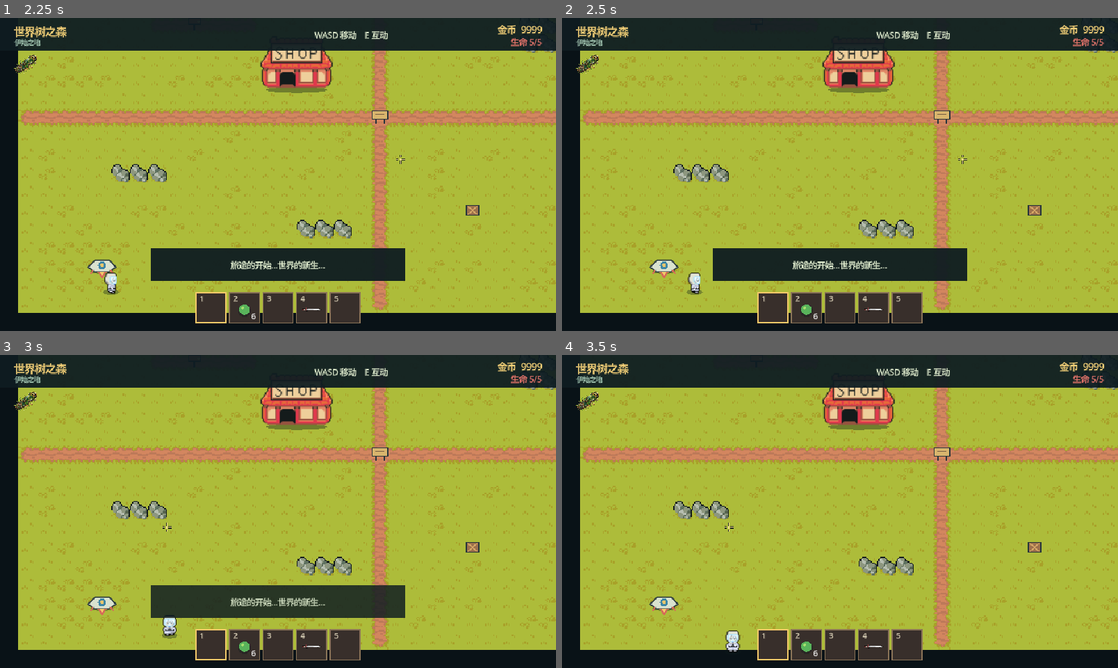
Above: before the commit, frames 1-4 (two rows, left to right).
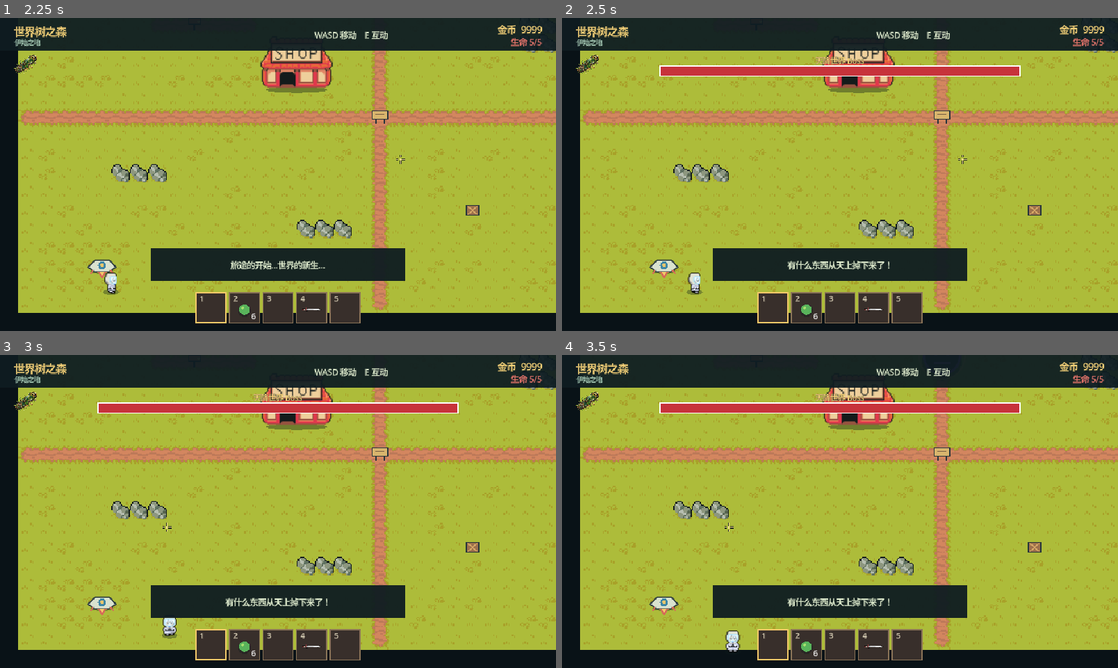
Above: after the commit, the same moments.

Repository: Neikos0493/Project_Grow
Game: Godot game, scene res://MainMenu.tscn
Same seed, same stepped clock (60 frames per second), same inputs: the game is played once before the commit and once after it.
Inputs (mouse positions are in pixels of both pictures, inside the frame that each line leads up to):
- Up to frame 1 (2.25 s): click "开始新游戏" at 0.5 s; click (27, 64) at 1.25 s; tap Enter at 2 s; move the mouse to (400, 158) at 2.02 s; press the mouse at (400, 158) at 2.03 s; hold D (move_right) from 2.03 s (still down)
- Up to frame 2 (2.5 s): keep holding D (move_right); tap P (summon_final_boss, bound only after the commit) at 2.3 s
- Up to frame 3 (3 s): move the mouse to (166, 527) at 2.77 s; release D (move_right) at 2.78 s; release the mouse at (166, 527) at 2.78 s; hold S (move_down) from 2.78 s (still down); tap P (summon_final_boss, bound only after the commit) at 2.85 s
- Up to frame 4 (3.5 s): keep holding S (move_down); click (728, 527) at 3.05 s

Frame 1 is identical in both runs. In frame 2, 2.8% of the frame differs, in the area x 17-83%, y 12-81%; in frame 3, 2.8%; in frame 4, 7.2%, in the area x 17-83%, y 12-84%.

Commit message:
Expand final boss summons and attack range

Diff:
--- a/project.godot
+++ b/project.godot
@@ -76,6 +76,11 @@
 "events": [Object(InputEventKey,"resource_local_to_scene":false,"resource_name":"","device":16,"window_id":0,"alt_press …(191 unchanged characters)…
 ]
 }
+summon_final_boss={
+"deadzone": 0.2,
+"events": [Object(InputEventKey,"resource_local_to_scene":false,"resource_name":"","device":16,"window_id":0,"alt_pressed":false,"shift_pressed":false,"ctrl_pressed":false,"meta_pressed":false,"pressed":false,"keycode":0,"physical_keycode":80,"key_label":0,"unicode":112,"location":0,"echo":false,"script":null)
+]
+}
 
 [layer_names]
 
--- /dev/null
+++ b/scripts/final_boss.gd
@@ -0,0 +1,147 @@
+class_name MeadowFinalBoss
+extends CharacterBody2D
+## Final boss summoned by the World Tree redemption event.
+
+signal projectile_requested(origin: Vector2, direction: Vector2, speed: float, homing: bool)
+signal summon_requested(phase: int)
+signal health_changed(current: int, maximum: int)
+signal died(position: Vector2)
+
+const MAX_HEALTH := MeadowLakeMonster.MAX_HEALTH * 10
+const MOVE_SPEED := 72.0
+const PHASE_TWO_MOVE_SPEED := 108.0
+const BASE_BULLET_SPEED := 180.0
+const PHASE_TWO_BULLET_SPEED := BASE_BULLET_SPEED * 2.0
+const CONTACT_DAMAGE := 2
+const CONTACT_COOLDOWN := 0.8
+const PHASE_ONE_INTERVAL := 0.85
+const PHASE_TWO_INTERVAL := 0.425
+const PHASE_THREE_INTERVAL := 1.0 / 60.0
+const ATTACK_RANGE := 150.0 * MeadowWorld.TILE_SIZE
+const FALL_GRACE := 1.25
+const WORLD_MASK := 1
+const PLAYER_MASK := 2
+
+var target: MeadowPlayer
+var world: MeadowWorld
+var health := MAX_HEALTH
+var dead := false
+var active := false
+var fall_grace_remaining := FALL_GRACE
+var attack_elapsed := 0.0
+var rotation_angle := 0.0
+var contact_remaining := 0.0
+var entity_id := ""
+var current_phase := 1
+var phase_two_summoned := false
+var phase_three_summoned := false
+
+func setup(new_target: MeadowPlayer, new_world: MeadowWorld) -> void:
+	target = new_target
+	world = new_world
+	collision_layer = 4
+	collision_mask = WORLD_MASK | PLAYER_MASK
+	motion_mode = CharacterBody2D.MOTION_MODE_FLOATING
+
+func activate() -> void:
+	active = true
+	fall_grace_remaining = FALL_GRACE
+	attack_elapsed = 0.0
+	queue_redraw()
+
+func _ready() -> void:
+	var collision_shape := CollisionShape2D.new()
+	var circle := CircleShape2D.new()
+	circle.radius = 30.0
+	collision_shape.shape = circle
+	add_child(collision_shape)
+	queue_redraw()
+
+func _physics_process(delta: float) -> void:
+	if dead or not active:
+		return
+	if fall_grace_remaining > 0.0:
+		fall_grace_remaining = maxf(0.0, fall_grace_remaining - delta)
+		return
+	if not is_instance_valid(target) or target.dead:
+		return
+	contact_remaining = maxf(0.0, contact_remaining - delta)
+	var phase := _get_phase()
+	if phase != current_phase:
+		current_phase = phase
+		if phase == 2 and not phase_two_summoned:
+			phase_two_summoned = true
+			summon_requested.emit(2)
+		elif phase == 3 and not phase_three_summoned:
+			phase_three_summoned = true
+			summon_requested.emit(3)
+	if phase < 3:
+		var offset := target.global_position - global_position
+		velocity = offset.normalized() * (MOVE_SPEED if phase == 1 else PHASE_TWO_MOVE_SPEED) if offset.length_squared() > 1.0 else Vector2.ZERO
+		move_and_slide()
+		if contact_remaining <= 0.0 and global_position.distance_to(target.global_position) <= 42.0:
+			if target.take_damage(CONTACT_DAMAGE):
+				contact_remaining = CONTACT_COOLDOWN
+	else:
+		velocity = Vector2.ZERO
+	attack_elapsed += delta
+	if global_position.distance_to(target.global_position) > ATTACK_RANGE:
+		queue_redraw()
+		return
+	var interval := PHASE_ONE_INTERVAL if phase == 1 else PHASE_TWO_INTERVAL if phase == 2 else PHASE_THREE_INTERVAL
+	while attack_elapsed >= interval:
+		attack_elapsed -= interval
+		_fire_for_phase(phase)
+	queue_redraw()
+
+func _get_phase() -> int:
+	var ratio := float(health) / float(MAX_HEALTH)
+	if ratio > 0.5:
+		return 1
+	if ratio > 0.2:
+		return 2
+	return 3
+
+func _fire_for_phase(phase: int) -> void:
+	if phase == 3:
+		var direction := Vector2.RIGHT.rotated(rotation_angle)
+		rotation_angle = fmod(rotation_angle + deg_to_rad(11.0), TAU)
+		projectile_requested.emit(global_position, direction, BASE_BULLET_SPEED, false)
+		return
+	var bullet_speed := BASE_BULLET_SPEED if phase == 1 else PHASE_TWO_BULLET_SPEED
+	var homing := false
+	var bullet_count := 8 if phase == 1 else 12
+	var volley_rotation := 0.0 if phase == 1 else rotation_angle
+	if phase == 2:
+		rotation_angle = fmod(rotation_angle + deg_to_rad(11.0), TAU)
+	for index in range(bullet_count):
+		var direction := Vector2.RIGHT.rotated(volley_rotation + TAU * float(index) / float(bullet_count))
+		projectile_requested.emit(global_position, direction, bullet_speed, homing)
+
+func take_damage(amount: int) -> bool:
+	if dead or not active or amount <= 0:
+		return false
+	health = maxi(0, health - amount)
+	health_changed.emit(health, MAX_HEALTH)
+	queue_redraw()
+	if health <= 0:
+		dead = true
+		velocity = Vector2.ZERO
+		died.emit(global_position)
+		queue_free()
+	return true
+
+func get_damage_number_position() -> Vector2:
+	return global_position + Vector2(0, -62)
+
+func _draw() -> void:
+	var phase := _get_phase()
+	var phase_color := Color("#8d56c9") if phase == 1 else Color("#d45c87") if phase == 2 else Color("#e24e4e")
+	draw_circle(Vector2(0, 8), 34.0, Color(0.05, 0.1, 0.1, 0.42))
+	draw_circle(Vector2.ZERO, 31.0, Color("#352943"))
+	draw_arc(Vector2.ZERO, 31.0, 0.0, TAU, 32, phase_color, 4.0, true)
+	draw_circle(Vector2(-10, -7), 6.0, phase_color)
+	draw_circle(Vector2(10, -7), 6.0, phase_color)
+	draw_line(Vector2(-14, 12), Vector2(14, 12), phase_color, 4.0)
+	if not active:
+		draw_arc(Vector2.ZERO, 40.0, 0.0, TAU, 24, Color(0.9, 0.8, 0.4, 0.75), 2.0, true)
--- a/scripts/main.gd
+++ b/scripts/main.gd
@@ -41,6 +41,8 @@
 const BOSS_SKY := &"sky_boss"
 const SAXAUL_VINE_SCRIPT = preload("res://scripts/saxaul_vine.gd")
 const TREE_LASER_SCRIPT = preload("res://scripts/tree_laser.gd")
+const FINAL_BOSS_SCRIPT = preload("res://scripts/final_boss.gd")
+const FINAL_BOSS_BULLET_RANGE := 150.0 * MeadowWorld.TILE_SIZE
 const BOTTLE_TEXTURES := [
 	preload("res://assets/generated/bottle/bottle.png"),
 	preload("res://assets/generated/bottle/bottle_half.png"),
@@ -118,7 +120,7 @@
 var water_emerge_elapsed := 0.0
 var lake_monster: MeadowLakeMonster
 var saxaul_boss: MeadowSaxaulBoss
-var sky_boss: MeadowLakeMonster
+var sky_boss: MeadowFinalBoss
 var saxaul_vines: Array[StaticBody2D] = []
 var saxaul_spread_active := false
 var saxaul_spread_rings: Array = []
@@ -461,6 +463,10 @@
 		if shop_mouse != null and shop_mouse.pressed and shop_mouse.button_index == MOUSE_BUTTON_RIGHT:
 			_sell_inventory_slot(inventory_hud.get_slot_at_viewport_position(shop_mouse.position))
 			get_viewport().set_input_as_handled()
+		return
+	if event.is_action_pressed("summon_final_boss"):
+		_spawn_sky_boss()
+		get_viewport().set_input_as_handled()
 		return
 	var key_event := event as InputEventKey
 	if key_event != null and key_event.pressed and not key_event.echo:
@@ -1400,7 +1406,7 @@
 	visual_display_size := Vector2.ZERO,
 	rotation_offset := 0.0,
 	animated_beam := false
-) -> void:
+) -> MeadowProjectile:
 	var projectile := MeadowProjectile.new()
 	projectiles.add_child(projectile)
 	projectile.setup(
@@ -1430,6 +1436,7 @@
 			Rect2(402, 418, 782, 25),
 		]:
 			projectile.beam_source_rects.append(source_rect)
+	return projectile
 
 func _on_green_plant_projectile_requested(origin: Vector2, directions: Array[Vector2]) -> void:
 	if player.dead:
@@ -1520,12 +1527,14 @@
 			count += 1
 	return count
 
-func _create_pursuing_plant(cell: Vector2i, restored_state: Dictionary = {}, force_green: bool = false) -> MeadowPursuingPlant:
+func _create_pursuing_plant(cell: Vector2i, restored_state: Dictionary = {}, force_green: bool = false, force_mutation: bool = false) -> MeadowPursuingPlant:
 	if not world.is_cell_in_bounds(cell) or not is_instance_valid(plants) or not _can_add_persisted_plant():
 		return null
-	var is_mutation := bool(restored_state.get("mutated", false))
-	if restored_state.is_empty() and not force_green:
-		is_mutation = game_state.green_plantings_since_mutation >= 9 or randf() < 0.1
+	var is_mutation := force_mutation
+	if not force_mutation:
+		is_mutation = bool(restored_state.get("mutated", false))
+		if restored_state.is_empty():
+			is_mutation = game_state.green_plantings_since_mutation >= 9 or randf() < 0.1
 	var plant: MeadowPursuingPlant = MeadowMutatedPlant.new() if is_mutation else MeadowPursuingPlant.new()
 	plants.add_child(plant)
 	plant.global_position = world.to_global(world.cell_to_world(cell))
@@ -1572,8 +1581,8 @@
 		_show_saxaul_boss_bar()
 	return tree
 
-func _create_orange_cactus(cell: Vector2i, restored_state: Dictionary = {}) -> MeadowOrangeCactus:
-	if not world.supports_orange_farming() or not world.is_cell_in_bounds(cell) or not is_instance_valid(plants) or not _can_add_persisted_plant():
+func _create_orange_cactus(cell: Vector2i, restored_state: Dictionary = {}, force_spawn: bool = false) -> MeadowOrangeCactus:
+	if (not world.supports_orange_farming() and not force_spawn) or not world.is_cell_in_bounds(cell) or not is_instance_valid(plants) or not _can_add_persisted_plant():
 		return null
 	var cactus := MeadowOrangeCactus.new()
 	plants.add_child(cactus)
@@ -1845,13 +1854,16 @@
 func _spawn_sky_boss() -> void:
 	if not world.get_map_id() == &"greenmeadow" or is_instance_valid(sky_boss):
 		return
-	var boss := MeadowLakeMonster.new()
+	var boss: MeadowFinalBoss = FINAL_BOSS_SCRIPT.new()
 	boss.entity_id = _next_entity_id("sky_boss")
-	boss.setup(player, world, world.cell_to_world(Vector2i(20, 7)) - Vector2(0, 360))
+	boss.setup(player, world)
+	boss.projectile_requested.connect(_on_final_boss_projectile_requested)
+	boss.summon_requested.connect(_on_final_boss_summon_requested)
 	boss.died.connect(_on_sky_boss_died)
 	boss.health_changed.connect(_on_sky_boss_health_changed)
 	world.add_child(boss)
 	sky_boss = boss
+	boss.global_position = world.to_global(world.cell_to_world(Vector2i(20, 7)) - Vector2(0, 360))
 	boss_title.text = _msg("FALLEN WORLD BOSS", "天降世界 Boss")
 	_on_sky_boss_health_changed(boss.health, boss.MAX_HEALTH)
 	boss_bar.show()
@@ -1859,7 +1871,55 @@
 	var fall_tween := create_tween()
 	fall_tween.set_trans(Tween.TRANS_QUAD).set_ease(Tween.EASE_IN)
 	fall_tween.tween_property(boss, "global_position", landing, 1.2)
+	fall_tween.tween_callback(boss.activate)
 	_show_toast(_msg("Something is falling from the sky!", "有什么东西从天上掉下来了！"))
+
+func _on_final_boss_projectile_requested(origin: Vector2, direction: Vector2, speed: float, _homing: bool) -> void:
+	if not is_instance_valid(sky_boss) or sky_boss.dead:
+		return
+	var projectile := _spawn_projectile(origin, direction, WORLD_MASK | PLAYER_MASK, 1, sky_boss, Color("#e24e4e"), speed)
+	projectile.set_max_range(FINAL_BOSS_BULLET_RANGE)
+
+func _on_final_boss_summon_requested(phase: int) -> void:
+	if not is_instance_valid(sky_boss):
+		return
+	if phase == 2:
+		_spawn_final_boss_peas(9, false)
+		_show_toast(_msg("The final boss summoned pea minions!", "最终 Boss 召唤了豌豆！"))
+	elif phase == 3:
+		_spawn_final_boss_peas(9, true)
+		_spawn_final_boss_cacti(15)
+		_show_toast(_msg("Golden peas and cacti have joined the battle!", "黄金豌豆和仙人掌加入了战斗！"))
+
+func _spawn_final_boss_peas(count: int, golden: bool) -> void:
+	var reserved := {}
+	for _index in range(count):
+		var cell := _get_random_final_boss_cell(reserved)
+		if cell.x < 0:
+			continue
+		reserved[cell] = true
+		_create_pursuing_plant(cell, {}, false, golden)
+
+func _spawn_final_boss_cacti(count: int) -> void:
+	var reserved := {}
+	for _index in range(count):
+		var cell := _get_random_final_boss_cell(reserved)
+		if cell.x < 0:
+			continue
+		reserved[cell] = true
+		_create_orange_cactus(cell, {}, true)
+
+func _get_random_final_boss_cell(reserved: Dictionary) -> Vector2i:
+	for attempt in range(100):
+		var cell := Vector2i(
+			randi_range(1, MeadowWorld.MAP_SIZE.x - 2),
+			randi_range(1, MeadowWorld.MAP_SIZE.y - 2)
+		)
+		if reserved.has(cell) or world.is_prop_cell(cell) or world.farm_tiles.has(cell):
+			continue
+		if world.is_valid_farm_cell(cell) and world.is_position_unoccupied(world.cell_to_world(cell)):
+			return cell
+	return Vector2i(-1, -1)
 
 func _on_sky_boss_health_changed(current: int, maximum: int) -> void:
 	_set_boss_health(current, maximum)
--- a/scripts/projectile.gd
+++ b/scripts/projectile.gd
@@ -32,6 +32,10 @@
 var beam_frame_elapsed := 0.0
 var beam_animated := false
 var beam_collision_checked := false
+var homing_target: Node2D
+var homing_remaining := 0.0
+var max_range := 0.0
+var traveled_distance := 0.0
 
 func setup(origin: Vector2, aim: Vector2, space: PhysicsDirectSpaceState2D, target_mask: int = 1, hit_damage: int = 0,  …(279 unchanged characters)…
 	global_position = origin
@@ -53,6 +57,13 @@
 	rotation = direction.angle() + projectile_rotation_offset
 	queue_redraw()
 
+func enable_homing(target: Node2D, duration: float) -> void:
+	homing_target = target
+	homing_remaining = maxf(0.0, duration)
+
+func set_max_range(value: float) -> void:
+	max_range = maxf(0.0, value)
+
 func _physics_process(delta: float) -> void:
 	age += delta
 	if beam_animated and trail_length > 0.0:
@@ -65,7 +76,19 @@
 		queue_free()
 		return
 	var from := global_position
+	if homing_remaining > 0.0 and is_instance_valid(homing_target):
+		homing_remaining = maxf(0.0, homing_remaining - delta)
+		var target_direction := homing_target.global_position - global_position
+		if target_direction.length_squared() > 0.01:
+			direction = direction.slerp(target_direction.normalized(), minf(1.0, delta * 4.0)).normalized()
+		rotation = direction.angle() + projectile_rotation_offset
 	var to := from + direction * speed * delta
+	if max_range > 0.0:
+		var step_distance := from.distance_to(to)
+		traveled_distance += step_distance
+		if traveled_distance >= max_range:
+			queue_free()
+			return
 	if beam_animated:
 		to = from + direction * trail_length
 	if collision_space != null:
Not shown, added: scripts/final_boss.gd.uid
